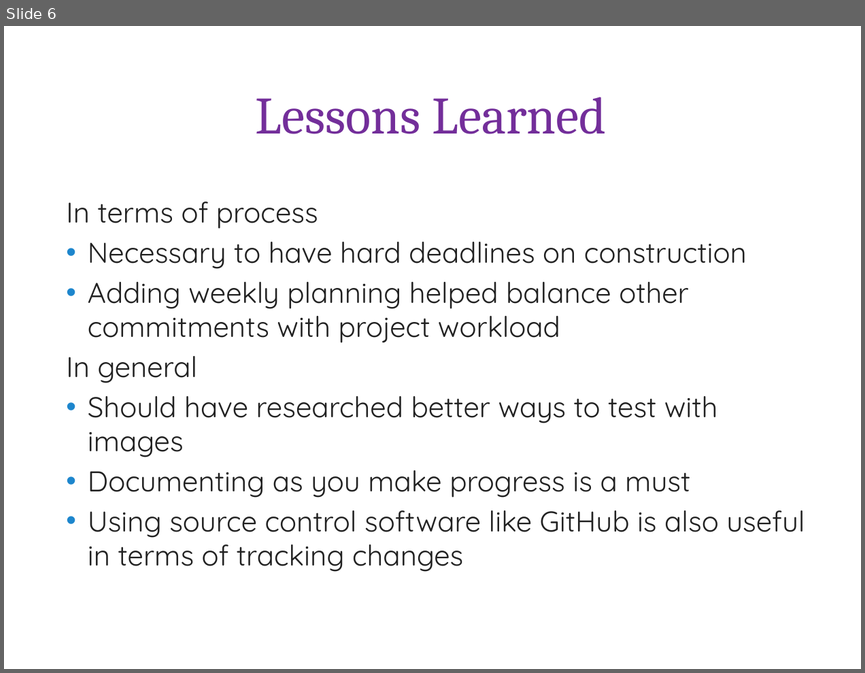
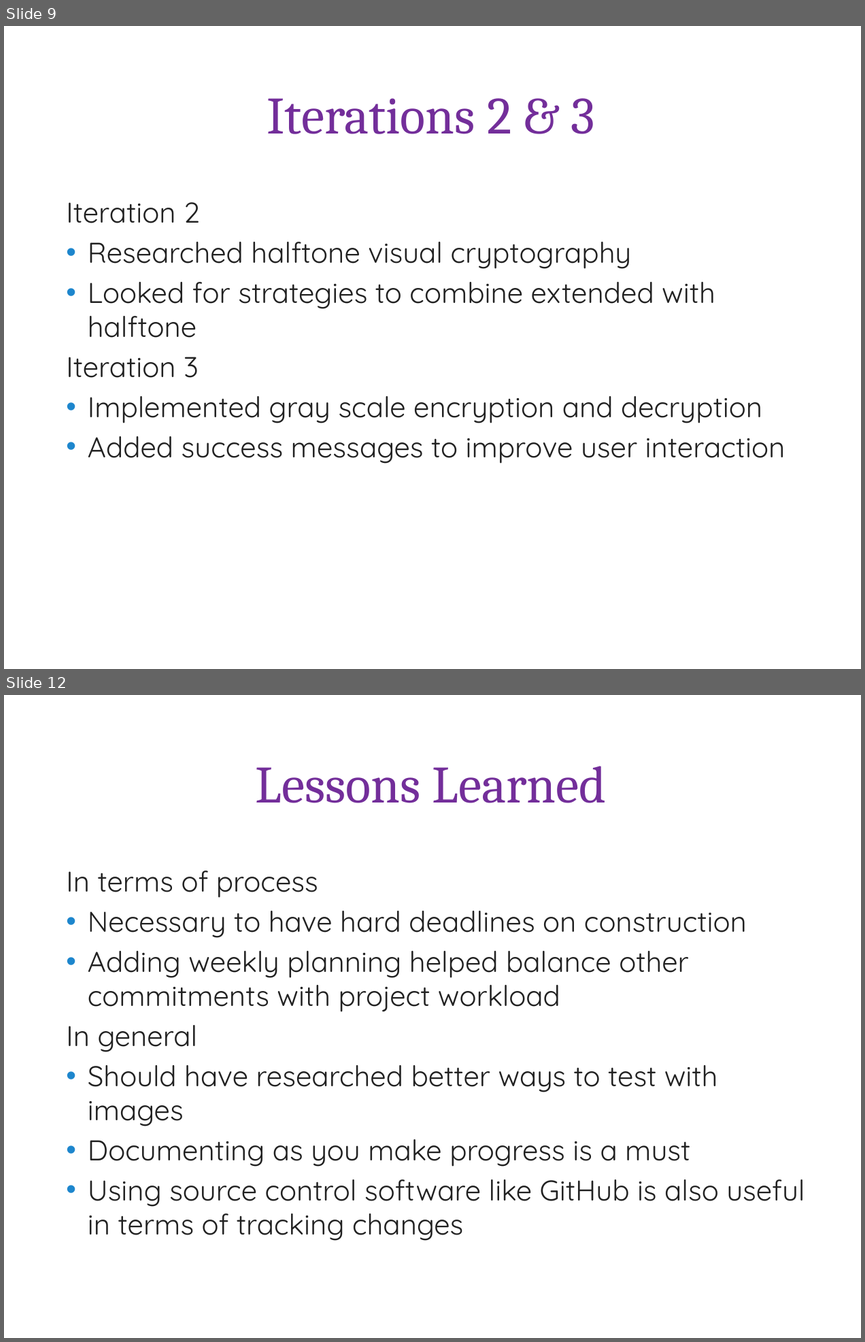
Before and after one commit to amh0029/Masters_Proj, a slide deck: Documentation/MastersDefense.pptx. Shown one above the other, each under a label of ours: slide 6 before the commit, slides 9 and 12 after it; the slides between them are not shown. The pictures are 865x673 and 865x1342 pixels, drawn with LibreOffice and Linux fonts; fonts in the diff are those of the drawing; background and template pictures are left out. Boxes give left, top, right and bottom in pixels: in the first picture for what was removed or moved away, otherwise in the second. Text is boxed around its words. In the diff, an @@ line names an element or a change of style, - is before the commit and + after.

```diff
--- a/Documentation/MastersDefense.pptx
+++ b/Documentation/MastersDefense.pptx
@@ slide 9 added at (x1=4, y1=26, x2=861, y2=669), background picture (left out); not listed: 3 template elements that a slide beside it also shows @@
@@ title added at (x1=267, y1=98, x2=594, y2=134), 44 pt, text #732E9A @@
+Iterations 2 & 3
@@ text added at (x1=66, y1=202, x2=785, y2=463), 24 pt, text #212121 @@
+Iteration 2
+• Researched halftone visual cryptography
+• Looked for strategies to combine extended with halftone
+Iteration 3
+• Implemented gray scale encryption and decryption
+• Added success messages to improve user interaction
@@ what was slide 6 is now slide 12 @@
```
Also in this commit, not shown: 6 other slides added.
